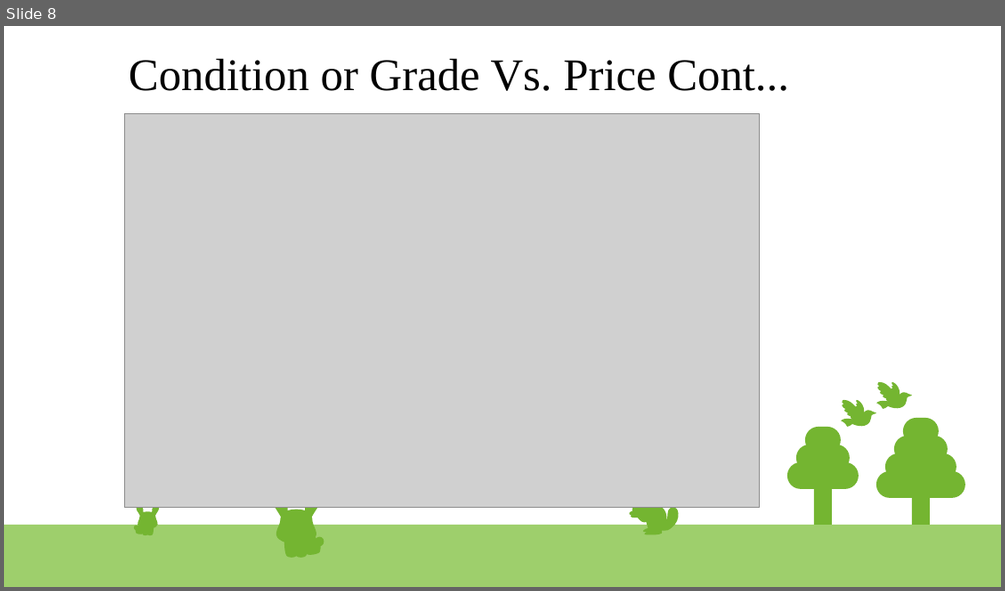
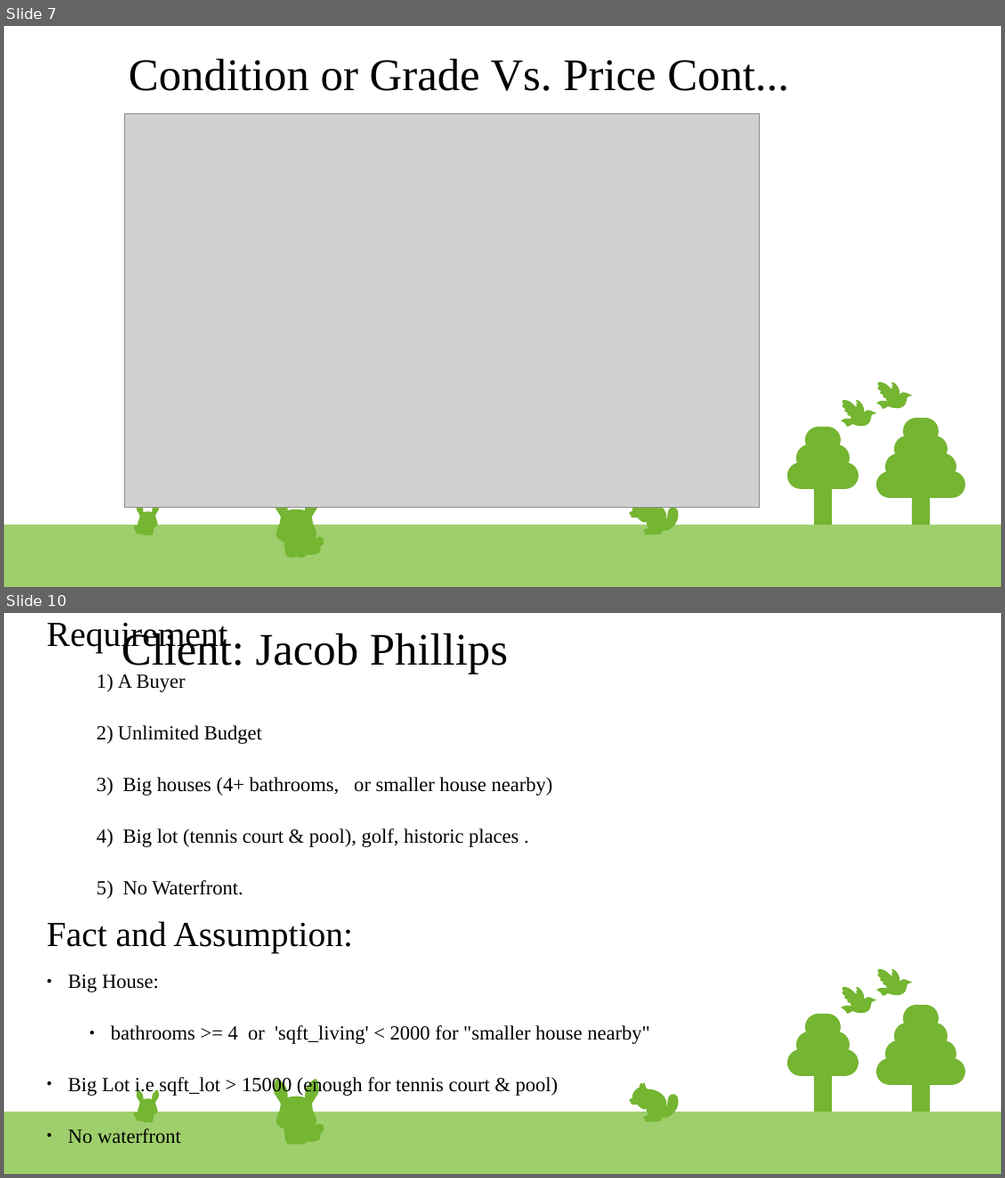
Before and after one commit to mahegupt/eda-project, a slide deck: EDA.odp. Shown one above the other, each under a label of ours: slide 8 before the commit, slides 7 and 10 after it; the slides between them are not shown. The pictures are 1005x591 and 1005x1178 pixels, drawn with LibreOffice and Linux fonts; fonts in the diff are those of the drawing; grey boxes stand for pictures. Boxes give left, top, right and bottom in pixels: in the first picture for what was removed or moved away, otherwise in the second. Text is boxed around its words. In the diff, an @@ line names an element or a change of style, - is before the commit and + after.

Commit message:
Updated the readme file, added more code for client side

```diff
--- a/EDA.odp
+++ b/EDA.odp
@@ slide 10 added at (x1=4, y1=613, x2=1001, y2=1174), background #FFFFFF; not listed: 85 template elements that a slide beside it also shows @@
@@ title added at (x1=121, y1=629, x2=508, y2=674), 36 pt, text #000000 @@
+Client: Jacob Phillips
@@ subtitle added at (x1=47, y1=674, x2=649, y2=1095), 16 pt, text #000000 @@
+Requirement
+1) A Buyer
+2) Unlimited Budget
+3) Big houses (4+ bathrooms, or smaller house nearby)
+4) Big lot (tennis court & pool), golf, historic places .
+5) No Waterfront.
+Fact and Assumption:
+● Big House:
+    ● bathrooms >= 4 or 'sqft_living' < 2000 for "smaller house nearby"
+● Big Lot i.e sqft_lot > 15000 (enough for tennis court & pool)
+● No waterfront
@@ freeform shape added at (x1=639, y1=1082, x2=644, y2=1087), fill #74B531 @@
@@ freeform shape added at (x1=642, y1=1086, x2=646, y2=1093), fill #74B531 @@
@@ what was slide 8 is now slide 7 @@
```
Also in this commit, not shown: 1 slide changed, 6 other slides added, 2 slides removed, 2 other files.
